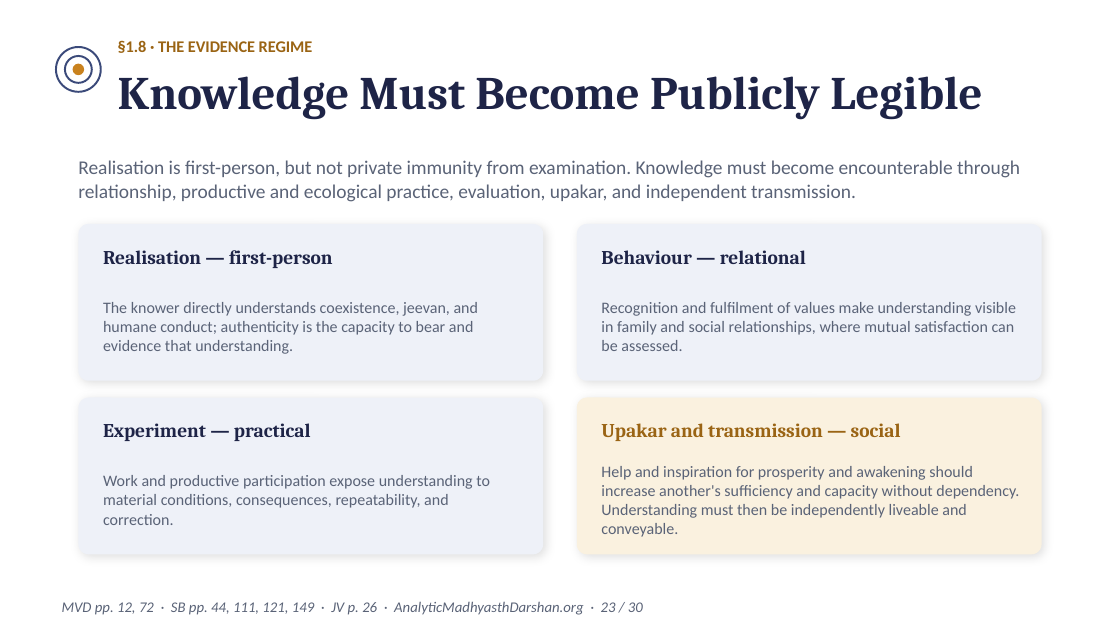
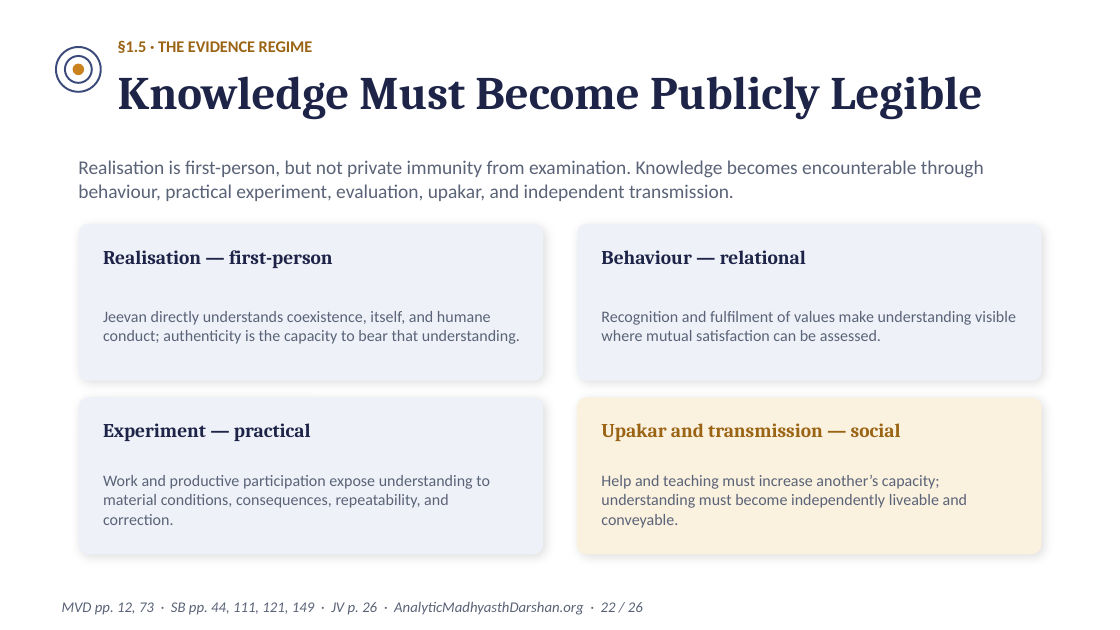
Before and after one commit to raghavamohan/AnalyticMadhyasthDarshan, a slide deck: slide 22 of Studies/The-Epistemology-of-Coexistence/The-Epistemology-of-Coexistence-Madhyasth-Darshan.pptx (slide 23 before the commit). Drawn at 1120x630 pixels with LibreOffice and Linux fonts; fonts in the diff are those of the drawing. Boxes give left, top, right and bottom in pixels: in the first picture for what was removed or moved away, otherwise in the second. Text is boxed around its words. In the diff, an @@ line names an element or a change of style, - is before the commit and + after.

Commit message:
Update epistemology Madhyasth Darshan deck

```diff
--- a/Studies/The-Epistemology-of-Coexistence/The-Epistemology-of-Coexistence-Madhyasth-Darshan.pptx
+++ b/Studies/The-Epistemology-of-Coexistence/The-Epistemology-of-Coexistence-Madhyasth-Darshan.pptx
@@ text at (x1=118, y1=40, x2=313, y2=53): text changed @@
-§1.8 · THE EVIDENCE REGIME
+§1.5 · THE EVIDENCE REGIME
@@ text at (x1=78, y1=160, x2=984, y2=201): text changed @@
-Realisation is first-person, but not private immunity from examination. Knowledge must become encounterable through relationship, productive and ecological practice, evaluation, upakar, and independent transmission.
+Realisation is first-person, but not private immunity from examination. Knowledge becomes encounterable through behaviour, practical experiment, evaluation, upakar, and independent transmission.
@@ text at (x1=103, y1=311, x2=520, y2=344): text changed @@
-The knower directly understands coexistence, jeevan, and humane conduct; authenticity is the capacity to bear and evidence that understanding.
+Jeevan directly understands coexistence, itself, and humane conduct; authenticity is the capacity to bear that understanding.
@@ text at (x1=601, y1=311, x2=1016, y2=341): text changed @@
-Recognition and fulfilment of values make understanding visible in family and social relationships, where mutual satisfaction can be assessed.
+Recognition and fulfilment of values make understanding visible where mutual satisfaction can be assessed.
@@ text at (x1=601, y1=475, x2=968, y2=528): text changed @@
-Help and inspiration for prosperity and awakening should increase another's sufficiency and capacity without dependency. Understanding must then be independently liveable and conveyable.
+Help and teaching must increase another’s capacity; understanding must become independently liveable and conveyable.
@@ text at (x1=62, y1=601, x2=643, y2=615): text changed @@
-MVD pp. 12, 72 · SB pp. 44, 111, 121, 149 · JV p. 26 · AnalyticMadhyasthDarshan.org · 23 / 30
+MVD pp. 12, 73 · SB pp. 44, 111, 121, 149 · JV p. 26 · AnalyticMadhyasthDarshan.org · 22 / 26
```
Also in this commit, not shown: 17 other slides changed, 8 slides added, 12 slides removed, 5 other files.
